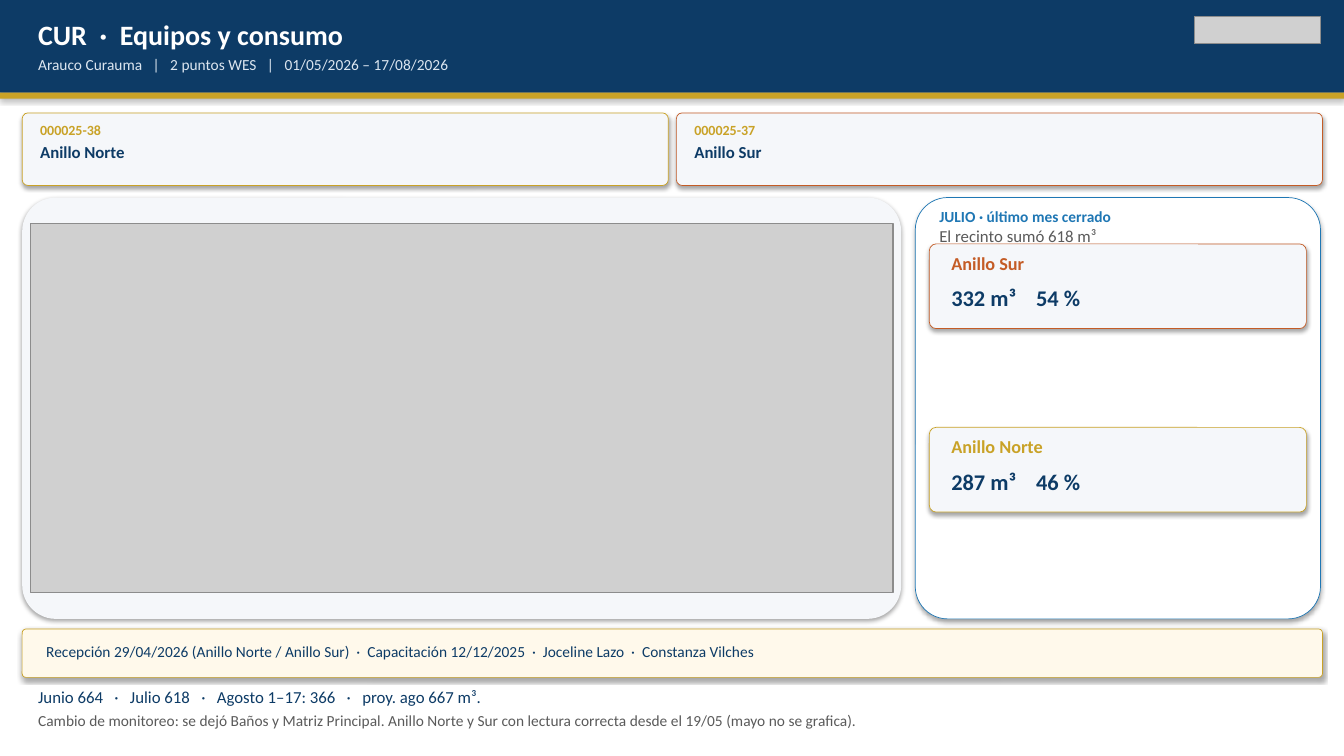
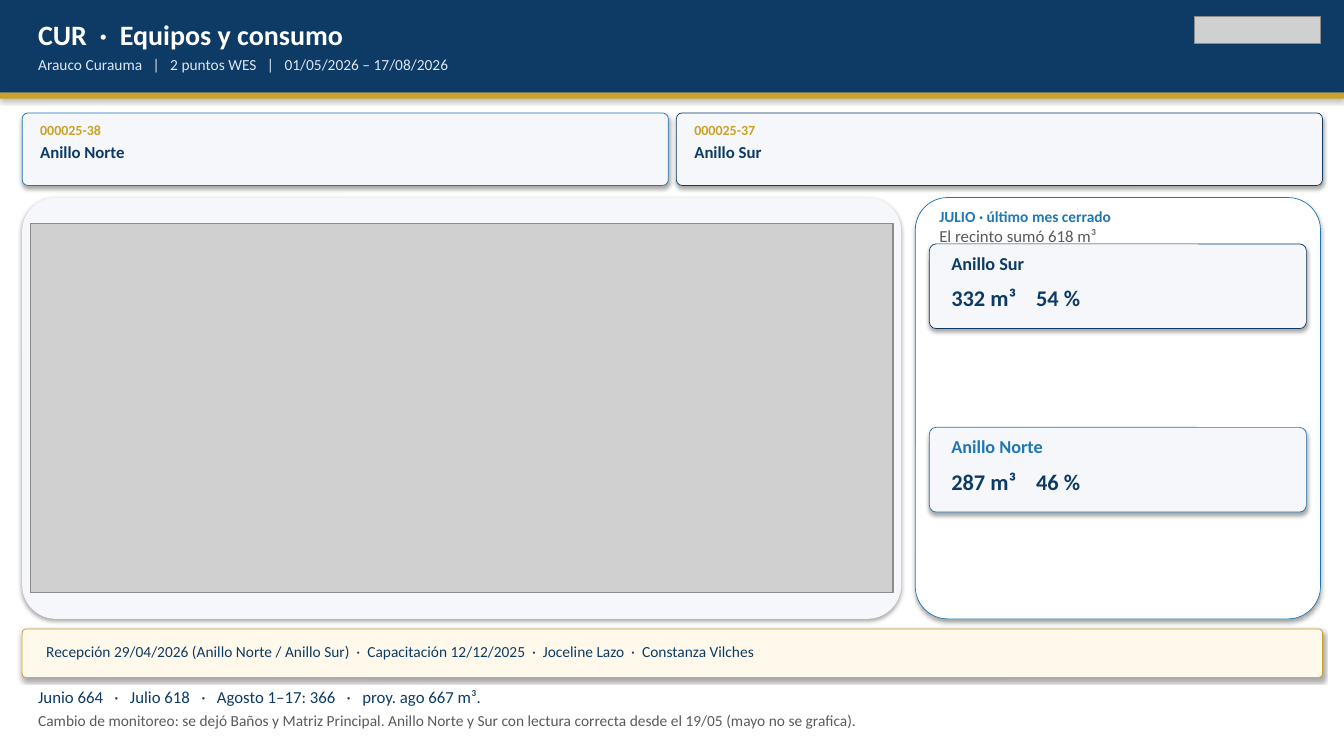
Before and after one commit to anibaloperacionesWes/wes-scripts, a slide deck: slide 12 of reports/Parque_Arauco/TMP_7MALLS/entrega_diego_anibal/Recorrido_ejecutivo_PA_MAE_20260817.pptx (slide 11 before the commit). Drawn at 1344x756 pixels with LibreOffice and Linux fonts; fonts in the diff are those of the drawing; grey boxes stand for pictures. Boxes give left, top, right and bottom in pixels: in the first picture for what was removed or moved away, otherwise in the second. Text is boxed around its words. In the diff, an @@ line names an element or a change of style, - is before the commit and + after.

```diff
--- a/reports/Parque_Arauco/TMP_7MALLS/entrega_diego_anibal/Recorrido_ejecutivo_PA_MAE_20260817.pptx
+++ b/reports/Parque_Arauco/TMP_7MALLS/entrega_diego_anibal/Recorrido_ejecutivo_PA_MAE_20260817.pptx
@@ rounded rectangle at (x1=22, y1=113, x2=668, y2=186): outline #C9A227 0.5 pt to #1F77B4 0.5 pt @@
@@ rounded rectangle at (x1=677, y1=113, x2=1323, y2=186): outline #C45C26 0.5 pt to #0D3B66 0.5 pt @@
@@ rounded rectangle at (x1=930, y1=244, x2=1307, y2=329): outline #C45C26 0.5 pt to #0D3B66 0.5 pt @@
@@ text "Anillo Sur" at (x1=951, y1=257, x2=1024, y2=270): text colour #C45C26 to #0D3B66 @@
@@ rounded rectangle at (x1=930, y1=427, x2=1307, y2=512): outline #C9A227 0.5 pt to #1F77B4 0.5 pt @@
@@ text "Anillo Norte" at (x1=951, y1=440, x2=1042, y2=453): text colour #C9A227 to #1F77B4 @@
```
Also in this commit, not shown: 4 other slides changed, 1 slide added, 3 other files.
